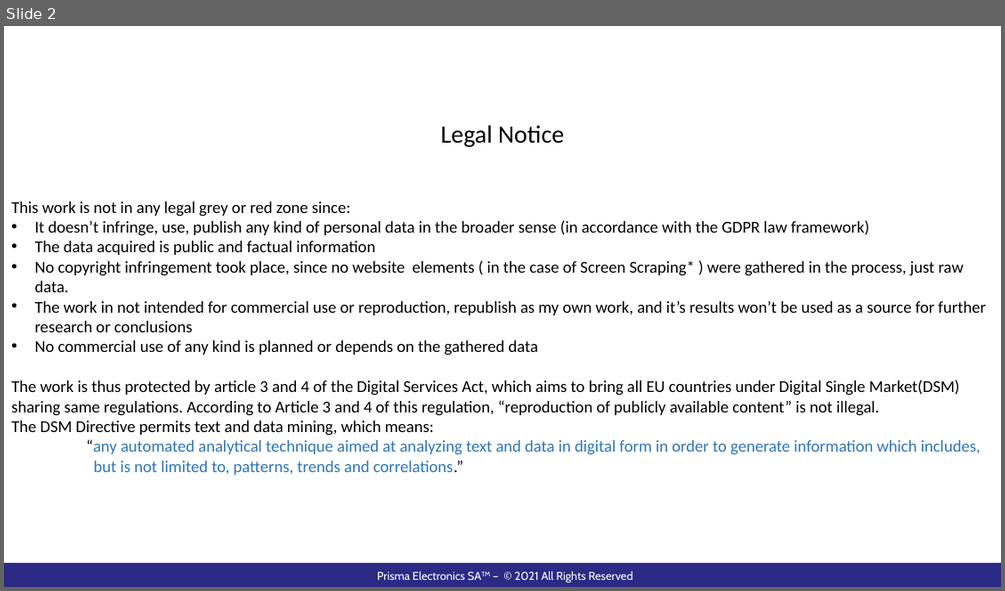
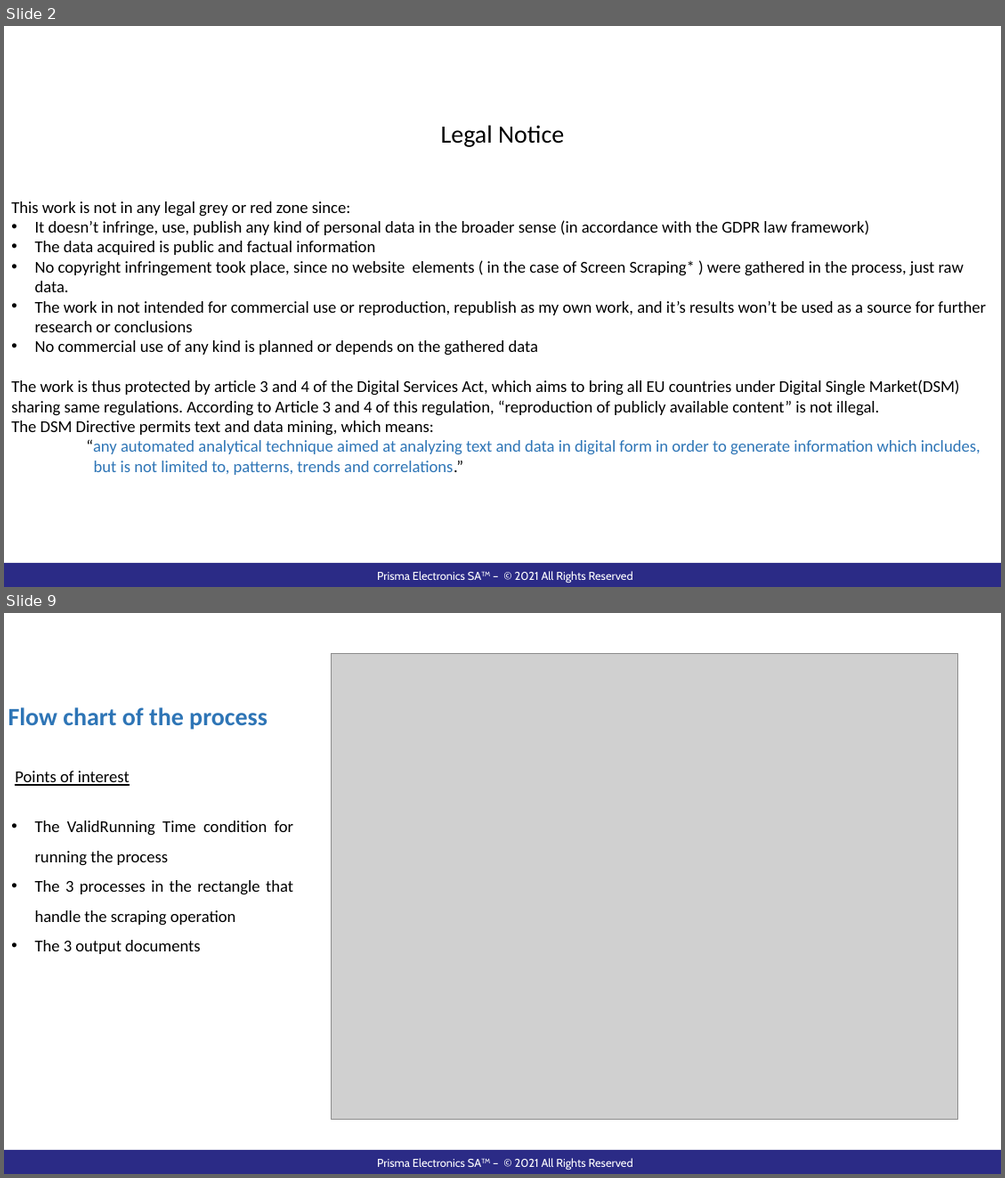
Before and after one commit to pazo0z0o/WorkRelatedLearning, a slide deck: ShipBunkerWindowsService/Documentation/WebScraperPresentation.pptx. Shown one above the other, each under a label of ours: slide 2 before the commit, slides 2 and 9 after it; the slides between them are not shown. The pictures are 1005x591 and 1005x1178 pixels, drawn with LibreOffice and Linux fonts; fonts in the diff are those of the drawing; grey boxes stand for pictures; background and template pictures are left out. Boxes give left, top, right and bottom in pixels: in the first picture for what was removed or moved away, otherwise in the second. Text is boxed around its words. In the diff, an @@ line names an element or a change of style, - is before the commit and + after.

```diff
--- a/ShipBunkerWindowsService/Documentation/WebScraperPresentation.pptx
+++ b/ShipBunkerWindowsService/Documentation/WebScraperPresentation.pptx
@@ slide 9 added at [4,613,1001,1174], background #FFFFFF; not listed: 2 template elements that a slide beside it also shows @@
@@ picture added at [332,654,958,1119] @@
@@ text added at [8,707,267,730], 24 pt, text #2E75B6, bold @@
+Flow chart of the process
@@ text added at [15,771,294,954], 16 pt, text #000000 @@
+Points of interest
+• The ValidRunning Time condition for running the process
+• The 3 processes in the rectangle that handle the scraping operation
+• The 3 output documents
```
Also in this commit, not shown: 3 slides changed, 3 other slides added, 1 slide removed, 1 other file.
